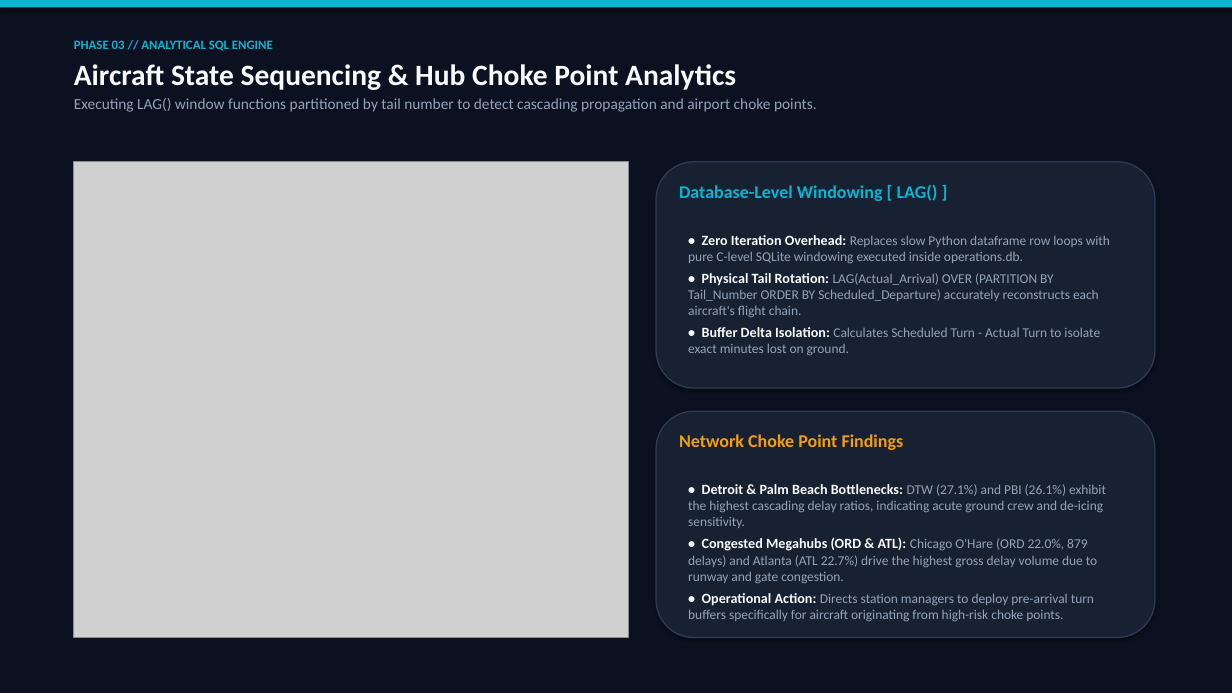
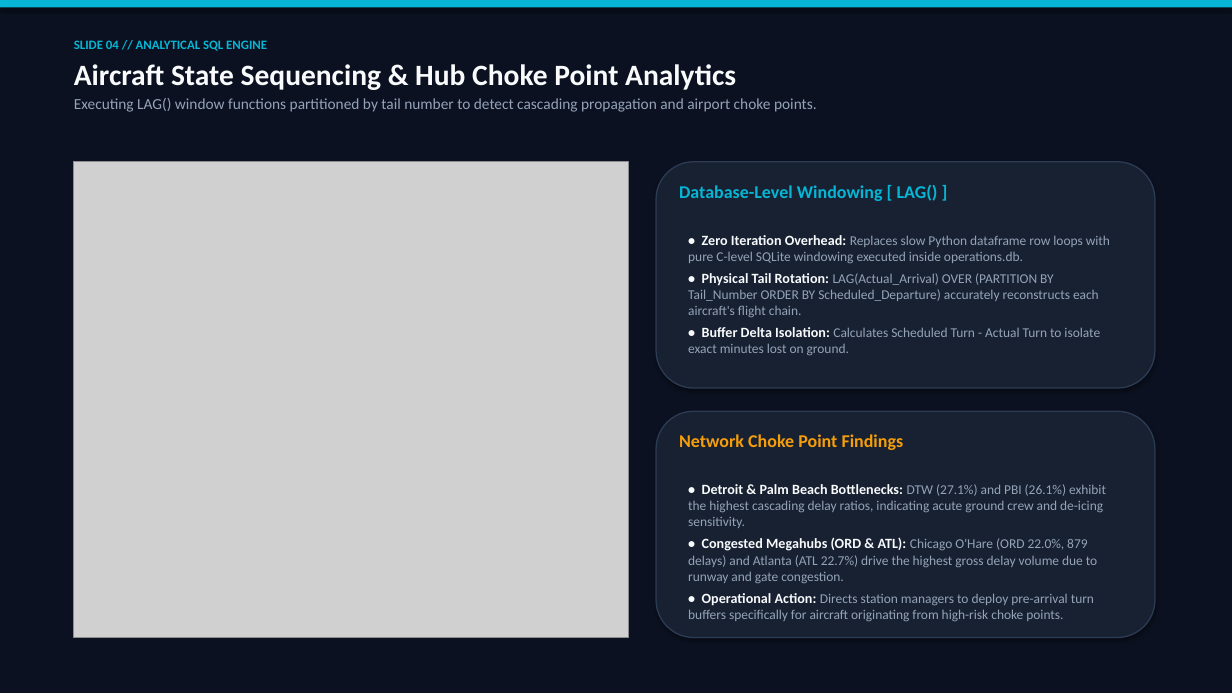
Before and after one commit to shreshth-nanda83/Turnaround-Optimization-Model, a slide deck: slide 4 of Workflow_Presentation.pptx. Drawn at 1232x693 pixels with LibreOffice and Linux fonts; fonts in the diff are those of the drawing; grey boxes stand for pictures. Boxes give left, top, right and bottom in pixels: in the first picture for what was removed or moved away, otherwise in the second. Text is boxed around its words. In the diff, an @@ line names an element or a change of style, - is before the commit and + after.

```diff
--- a/Workflow_Presentation.pptx
+++ b/Workflow_Presentation.pptx
@@ text at (x1=74, y1=40, x2=267, y2=51): text changed @@
-PHASE 03 // ANALYTICAL SQL ENGINE
+SLIDE 04 // ANALYTICAL SQL ENGINE
```
Also in this commit, not shown: 5 other slides changed, 2 slides removed, 2 other files.
